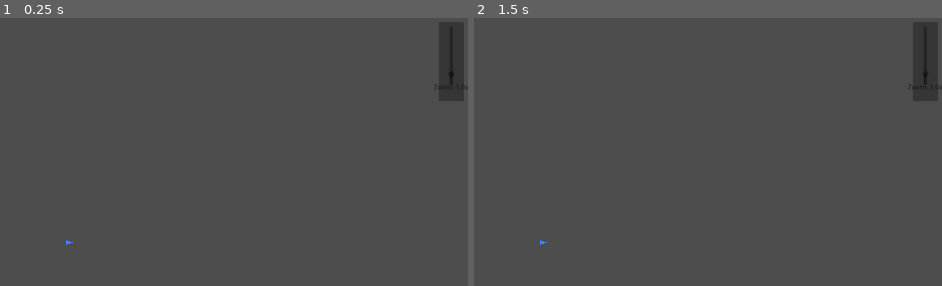
Above: before the commit, frames 1-2 (left to right).
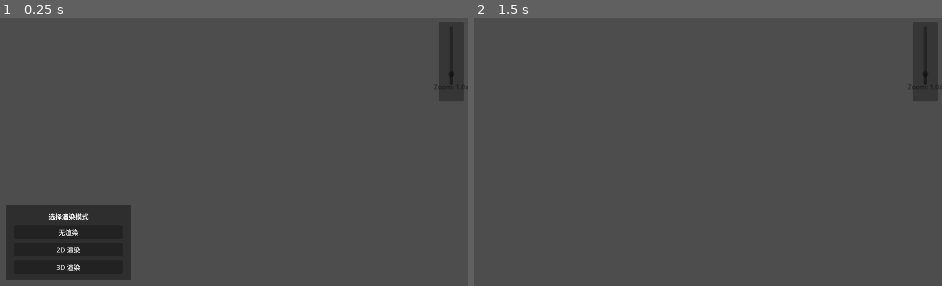
Above: after the commit, the same moments.

Repository: LYK-ce/Pictor
Game: Godot game, scene res://src/main/main.tscn
Same seed, same stepped clock (60 frames per second), same inputs: the game is played once before the commit and once after it. The project has no main scene, so this scene is started directly.
Inputs (mouse positions are in pixels of both pictures, inside the frame that each line leads up to):
- Up to frame 1 (0.25 s): no input
- Up to frame 2 (1.5 s): click (544, 232) at 0.5 s, where only the run after the commit has a clickable "无渲染"; tap Enter at 1.25 s; move the mouse to (717, 219) at 1.27 s; hold D from 1.28 s (still down); click (717, 219) at 1.42 s

The runs differ from the first frame. In frame 1, 7.4% of the frame differs, in the area x 1-28%, y 69-98%; in frame 2, less than 0.1%.

Commit message:
Startup menu: 无渲染/2D/3D selection

Diff:
--- a/src/main/main.gd
+++ b/src/main/main.gd
@@ -2,13 +2,14 @@
 ## Present by KeJi
 ## Date: 2026-06-08
 ##
-## Main — 项目入口，负责根据配置实例化子组件并组装场景。
+## Main — 项目入口，启动时弹菜单选择渲染模式。
 
 @export var ws_scene: PackedScene
 @export var ih_scene: PackedScene
 @export var renderer_2d_scene: PackedScene
 @export var renderer_3d_scene: PackedScene
 @export var ui_scene: PackedScene
+@export var menu_scene: PackedScene
 
 
 func _ready() -> void:
@@ -16,19 +17,23 @@
 		add_child(ws_scene.instantiate())
 	if ih_scene:
 		add_child(ih_scene.instantiate())
-
-	var mode: String = "2d"
-	if ProjectSettings.has_setting("renderer/mode"):
-		mode = ProjectSettings.get_setting("renderer/mode")
-
-	var r_scene: PackedScene = renderer_2d_scene if mode == "2d" else renderer_3d_scene
-	if r_scene:
-		add_child(r_scene.instantiate())
-		print("[Main] Renderer mode: ", mode)
-	else:
-		print("[Main] Renderer not found for mode: ", mode, " — running control-only mode")
-
-	print("[Main] ready: ", get_child_count(), " children")
-
 	if ui_scene:
 		add_child(ui_scene.instantiate())
+
+	# 弹出菜单
+	if menu_scene:
+		var menu: CanvasLayer = menu_scene.instantiate()
+		add_child(menu)
+		menu.renderer_selected.connect(_on_renderer_selected)
+
+
+func _on_renderer_selected(mode: String) -> void:
+	match mode:
+		"2d":
+			if renderer_2d_scene:
+				add_child(renderer_2d_scene.instantiate())
+		"3d":
+			if renderer_3d_scene:
+				add_child(renderer_3d_scene.instantiate())
+	print("[Main] Renderer mode: ", mode)
+	print("[Main] ready: ", get_child_count(), " children")
--- a/src/main/main.tscn
+++ b/src/main/main.tscn
@@ -6,6 +6,7 @@
 [ext_resource type="PackedScene" uid="" path="res://src/renderer_2d/renderer_2d.tscn" id="4_r2d"]
 [ext_resource type="PackedScene" uid="" path="res://src/renderer_3d/renderer_3d.tscn" id="5_r3d"]
 [ext_resource type="PackedScene" uid="" path="res://src/ui/ui.tscn" id="6_ui"]
+[ext_resource type="PackedScene" uid="" path="res://src/main/menu.tscn" id="7_menu"]
 
 [node name="Main" type="Node"]
 script = ExtResource("1_main")
@@ -14,3 +15,4 @@
 renderer_2d_scene = ExtResource("4_r2d")
 renderer_3d_scene = ExtResource("5_r3d")
 ui_scene = ExtResource("6_ui")
+menu_scene = ExtResource("7_menu")
--- /dev/null
+++ b/src/main/menu.gd
@@ -0,0 +1,32 @@
+extends CanvasLayer
+## Present by KeJi
+## Date: 2026-06-18
+##
+## Menu — 启动菜单，选择渲染模式
+
+signal renderer_selected(mode: String)
+
+@onready var _btn_none := $Panel/VBoxContainer/BtnNone as Button
+@onready var _btn_2d := $Panel/VBoxContainer/Btn2D as Button
+@onready var _btn_3d := $Panel/VBoxContainer/Btn3D as Button
+
+
+func _ready() -> void:
+	_btn_none.pressed.connect(_on_none)
+	_btn_2d.pressed.connect(_on_2d)
+	_btn_3d.pressed.connect(_on_3d)
+
+
+func _on_none() -> void:
+	renderer_selected.emit("none")
+	queue_free()
+
+
+func _on_2d() -> void:
+	renderer_selected.emit("2d")
+	queue_free()
+
+
+func _on_3d() -> void:
+	renderer_selected.emit("3d")
+	queue_free()
--- /dev/null
+++ b/src/main/menu.tscn
@@ -0,0 +1,46 @@
+[gd_scene load_steps=2 format=3]
+
+[ext_resource type="Script" path="res://src/main/menu.gd" id="1_menu"]
+
+[node name="Menu" type="CanvasLayer"]
+script = ExtResource("1_menu")
+
+[node name="Panel" type="Panel" parent="."]
+layout_mode = 1
+anchors_preset = 8
+anchor_left = 0.5
+anchor_top = 0.5
+anchor_right = 0.5
+anchor_bottom = 0.5
+offset_left = -150.0
+offset_top = -90.0
+offset_right = 150.0
+offset_bottom = 90.0
+
+[node name="VBoxContainer" type="VBoxContainer" parent="Panel"]
+layout_mode = 1
+anchors_preset = 15
+anchor_right = 1.0
+anchor_bottom = 1.0
+offset_left = 20.0
+offset_top = 20.0
+offset_right = -20.0
+offset_bottom = -20.0
+theme_override_constants/separation = 10
+
+[node name="Label" type="Label" parent="Panel/VBoxContainer"]
+layout_mode = 2
+text = "选择渲染模式"
+horizontal_alignment = 1
+
+[node name="BtnNone" type="Button" parent="Panel/VBoxContainer"]
+layout_mode = 2
+text = "无渲染"
+
+[node name="Btn2D" type="Button" parent="Panel/VBoxContainer"]
+layout_mode = 2
+text = "2D 渲染"
+
+[node name="Btn3D" type="Button" parent="Panel/VBoxContainer"]
+layout_mode = 2
+text = "3D 渲染"
Not shown: 1 places in src/main/main.tscn that only renumber resources
Not shown, changed: Architecture/architecture.md
